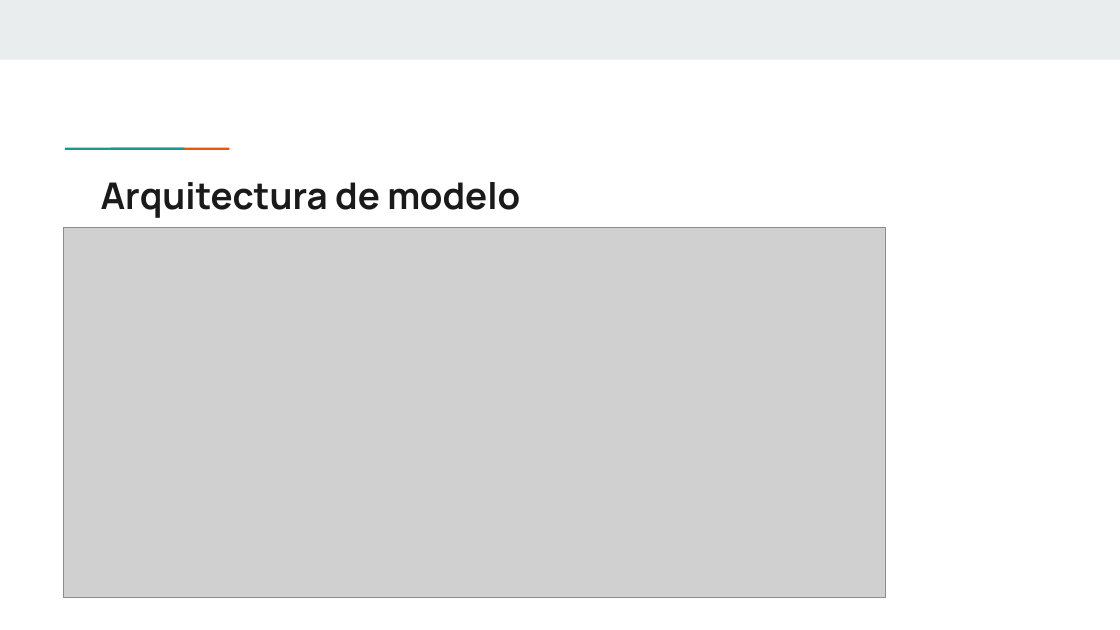
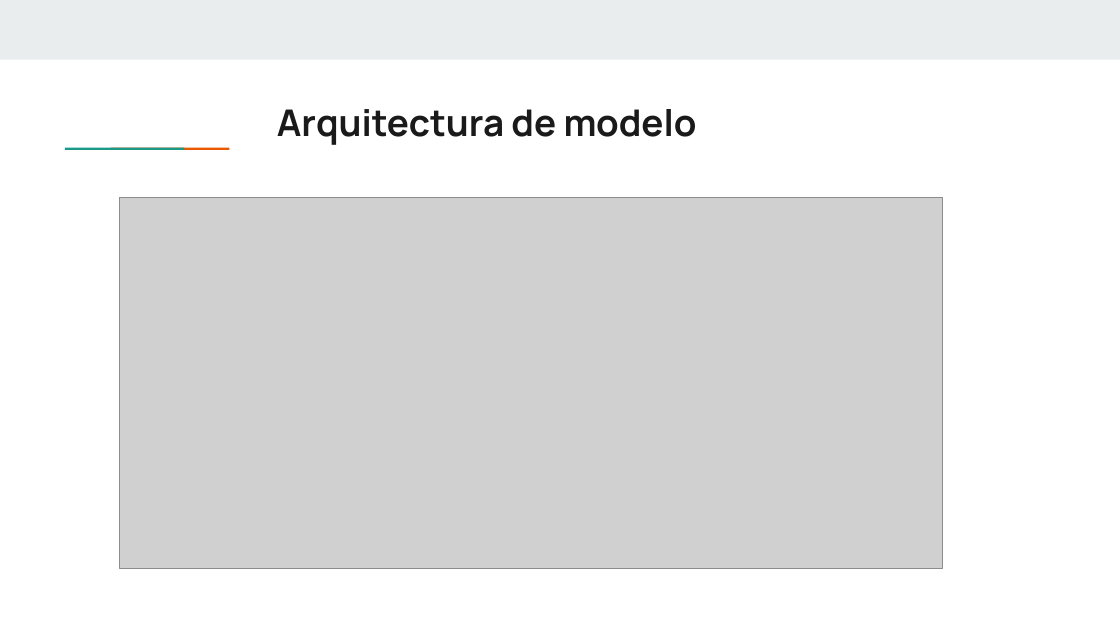
Before and after one commit to Afix42/Capstone, a slide deck: slide 12 of Fase 3/Evidencias Grupales/Presentación Final del proyecto (Español).pptx. Drawn at 1120x630 pixels with LibreOffice and Linux fonts; fonts in the diff are those of the drawing; grey boxes stand for pictures. Boxes give left, top, right and bottom in pixels: in the first picture for what was removed or moved away, otherwise in the second. Text is boxed around its words. In the diff, an @@ line names an element or a change of style, - is before the commit and + after.

```diff
--- a/Fase 3/Evidencias Grupales/Presentación Final del proyecto (Español).pptx
+++ b/Fase 3/Evidencias Grupales/Presentación Final del proyecto (Español).pptx
@@ title "Arquitectura de modelo": place and size @@
-title "Arquitectura de modelo" at bbox=[101, 182, 520, 218]
+title "Arquitectura de modelo" at bbox=[277, 109, 697, 145]
@@ picture: place and size @@
-picture at bbox=[63, 227, 886, 597]
+picture at bbox=[120, 198, 943, 569]
```
Also in this commit, not shown: 4 other slides changed, 2 slides added, 1 other file.
